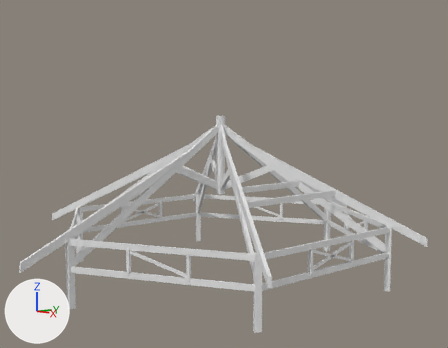
Renders of the Blender file telhado_tapiri.blend from each side of a commit.
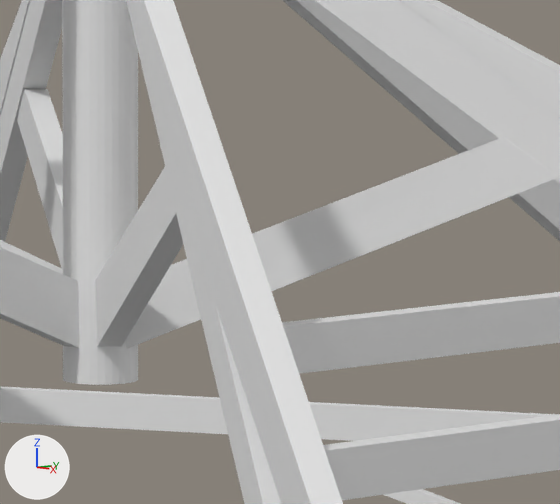
The first picture shows the older version from a 50 mm camera at (16.27, -13.66, 5.96) aimed at (0.21, -0.01, 3.73). The close-ups show both versions on the part from 47% to 61% of the width and 43% to 60% of the height of that picture; other places that the commit changed are outside them. Lighting does not change. The marker at lower left points along +X, +Y and +Z.
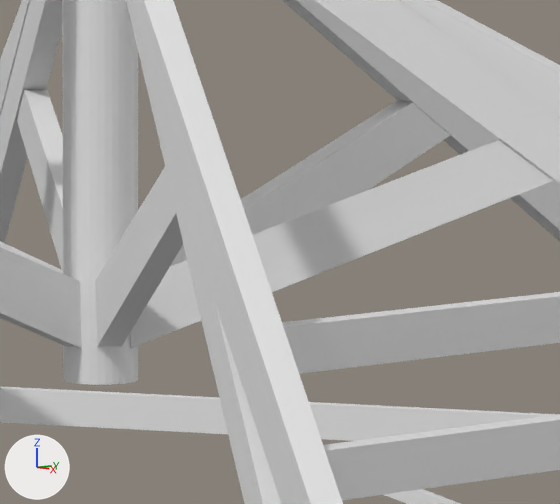
Where the newer file only moved an object's origin or applied its transform, the numbers keep the older frame.

Changed parts and their boxes (x1, y1, x2, y2) in the close-ups (560 x 504 px):
'Plane.077', moved
    before: (127, 137, 558, 349)
    after: (131, 139, 555, 348)
'Plane.081', added
    after: (171, 100, 450, 266)
'Plane.078', moved
    before: (0, 248, 80, 348)
    after: (0, 247, 82, 348)
'Plane.080', moved
    before: (17, 89, 63, 269)
    after: (17, 90, 63, 270)
'Plane.079', moved
    before: (0, 240, 63, 274)
    after: (0, 241, 63, 274)
'Plane.072', unchanged, covered by the edit
    before: (323, 414, 560, 500)
    after: (323, 414, 560, 499)
'Plane.083', unchanged, uncovered by the edit
    after: (325, 420, 560, 500)

What changed in the scene script:
```text
Change ob_plane_077:
    ob_plane_077.location: (0.0, -0.001, 3.034) -> (0.0, 0.021, 3.034)
Change ob_plane_078:
    ob_plane_078.location: (0.016, -0.001, 3.034) -> (0.025, -0.001, 3.034)
Change ob_plane_079:
    ob_plane_079.location: (0.0, -0.001, 3.034) -> (0.0, -0.022, 3.034)
Change ob_plane_080:
    ob_plane_080.location: (0.016, -0.039, 3.034) -> (0.016, -0.039, 3.028)
Add ob_plane_081:
    ob_plane_081 = bpy.data.objects.new('Plane.081', me_plane_111.copy())  # the mesh of ob_plane_080
    ob_plane_081.location = (-0.008, -0.001, 3.034)
    ob_plane_081.rotation_euler = (-0.983, -0.0384, -3.162)  # degrees (-56, -2.2, -181)
    ob_plane_081.scale = (0.0508, 2.81, 0.994)
```
